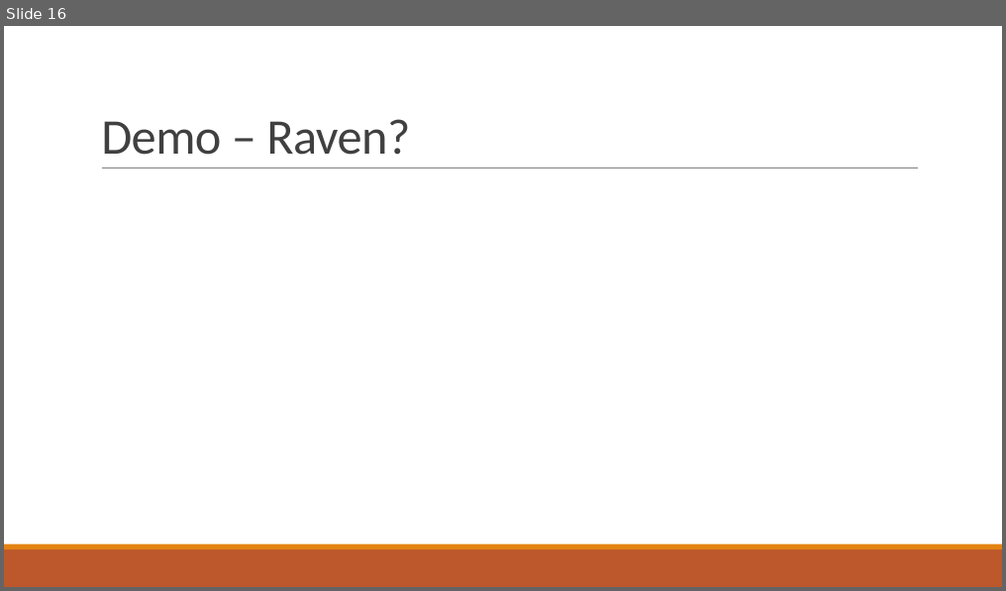
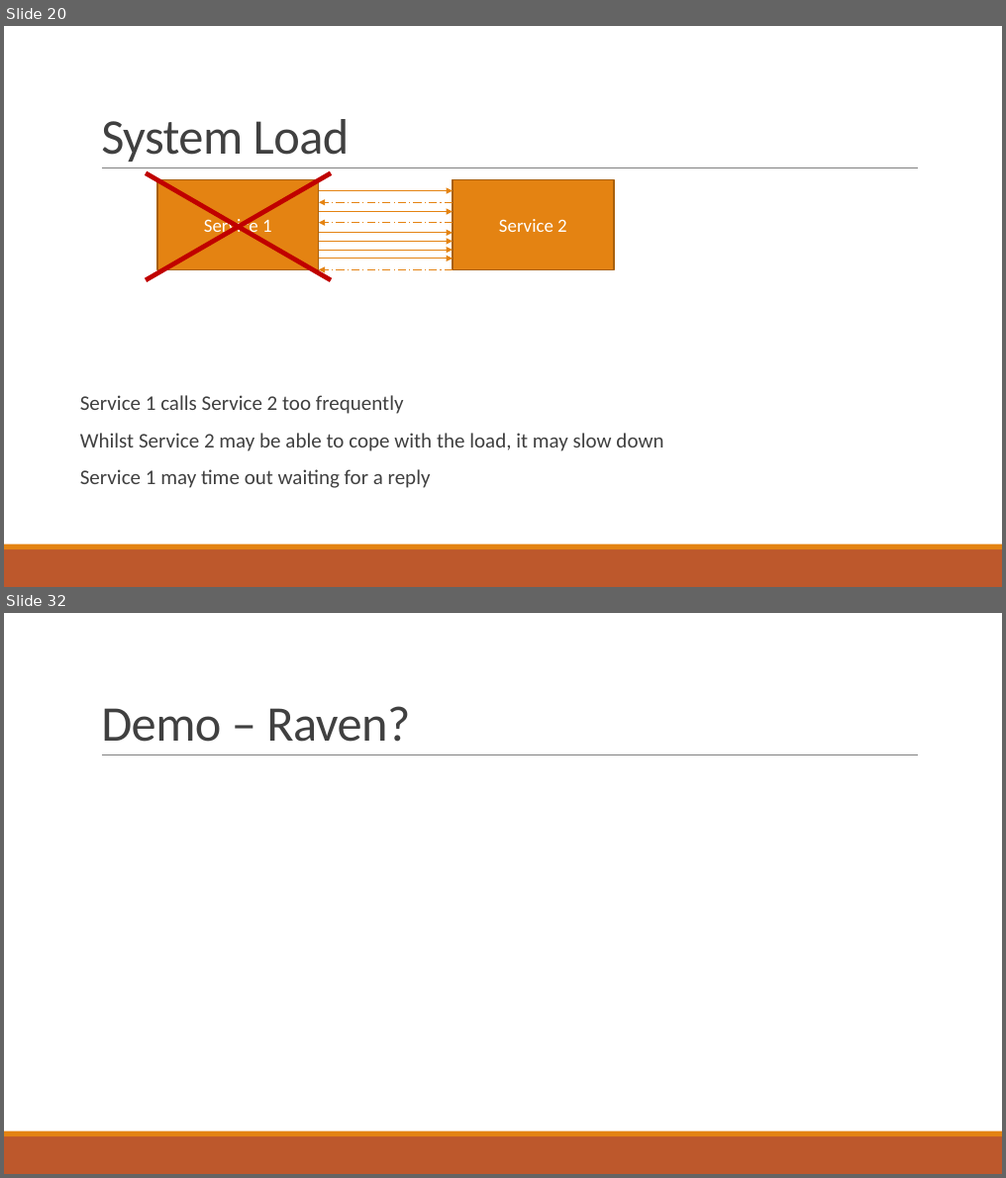
Before and after one commit to pcmichaels/SoftwareArchitectureTalk, a slide deck: Slides/In Search of The Forth Chord.pptx. Shown one above the other, each under a label of ours: slide 16 before the commit, slides 20 and 32 after it; the slides between them are not shown. The pictures are 1006x591 and 1006x1178 pixels, drawn with LibreOffice and Linux fonts; fonts in the diff are those of the drawing. Boxes give left, top, right and bottom in pixels: in the first picture for what was removed or moved away, otherwise in the second. Text is boxed around its words. In the diff, an @@ line names an element or a change of style, - is before the commit and + after.

```diff
--- a/Slides/In Search of The Forth Chord.pptx
+++ b/Slides/In Search of The Forth Chord.pptx
@@ slide 20 added at <box>4,26,1002,587</box>, background #FFFFFF; not listed: 3 template elements that a slide beside it also shows @@
@@ title added at <box>101,119,350,162</box>, 48 pt, text #404040 @@
+System Load
@@ line added from (146, 174) to (331, 280), #C00000 4.5 pt @@
@@ line added from (146, 280) to (331, 174), #C00000 4.5 pt @@
@@ rectangle added at <box>157,180,319,271</box>, fill #E48312, outline #A9610D 1.25 pt, 18 pt, text #FFFFFF @@
+Service 1
@@ arrow added from (319, 190) to (452, 190), #E48312 1 pt @@
@@ arrow added from (452, 202) to (319, 202), #E48312 1 pt dashed @@
@@ rectangle added at <box>452,180,614,271</box>, fill #E48312, outline #A9610D 1.25 pt, 18 pt, text #FFFFFF @@
+Service 2
@@ arrow added from (319, 212) to (452, 212), #E48312 1 pt @@
@@ arrow added from (452, 223) to (319, 223), #E48312 1 pt dashed @@
@@ arrow added from (319, 233) to (452, 233), #E48312 1 pt @@
@@ arrow added from (319, 242) to (452, 242), #E48312 1 pt @@
@@ arrow added from (319, 250) to (452, 250), #E48312 1 pt @@
@@ arrow added from (319, 259) to (452, 259), #E48312 1 pt @@
@@ arrow added from (452, 271) to (319, 271), #E48312 1 pt dashed @@
@@ text added at <box>80,395,663,488</box>, 20 pt, text #404040 @@
+  Service 1 calls Service 2 too frequently
+  Whilst Service 2 may be able to cope with the load, it may slow down
+  Service 1 may time out waiting for a reply
@@ what was slide 16 is now slide 32 @@
```
Also in this commit, not shown: 3 slides changed, 16 other slides added, 1 slide removed.
